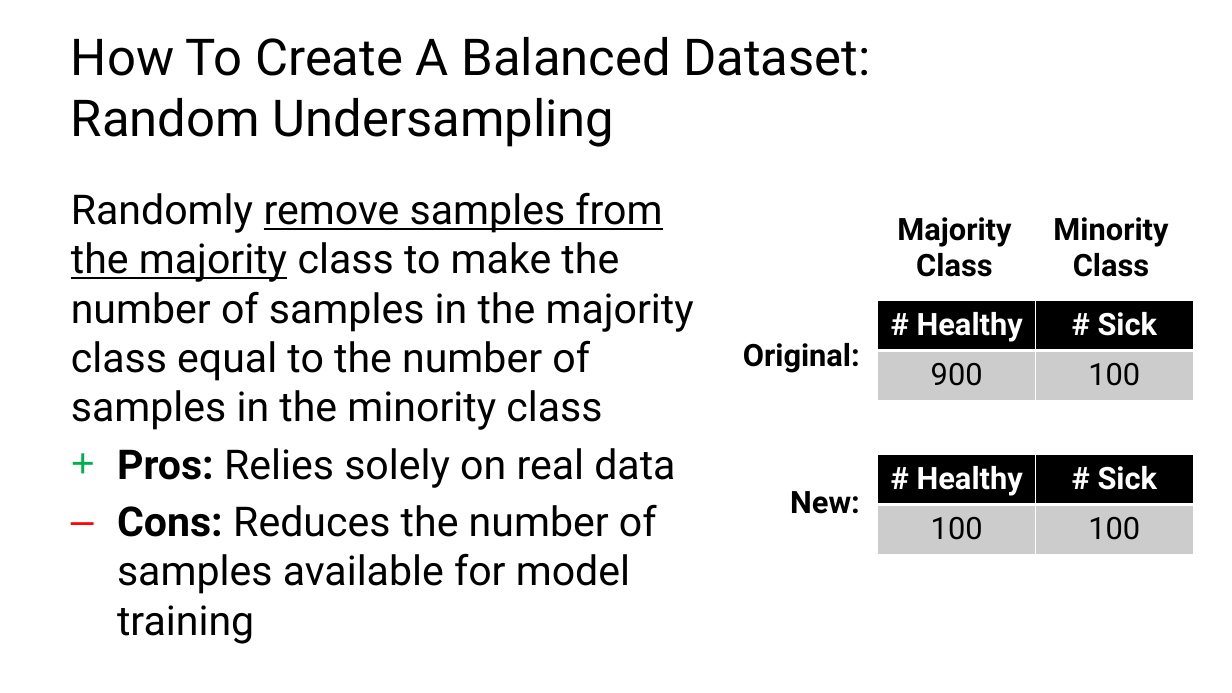
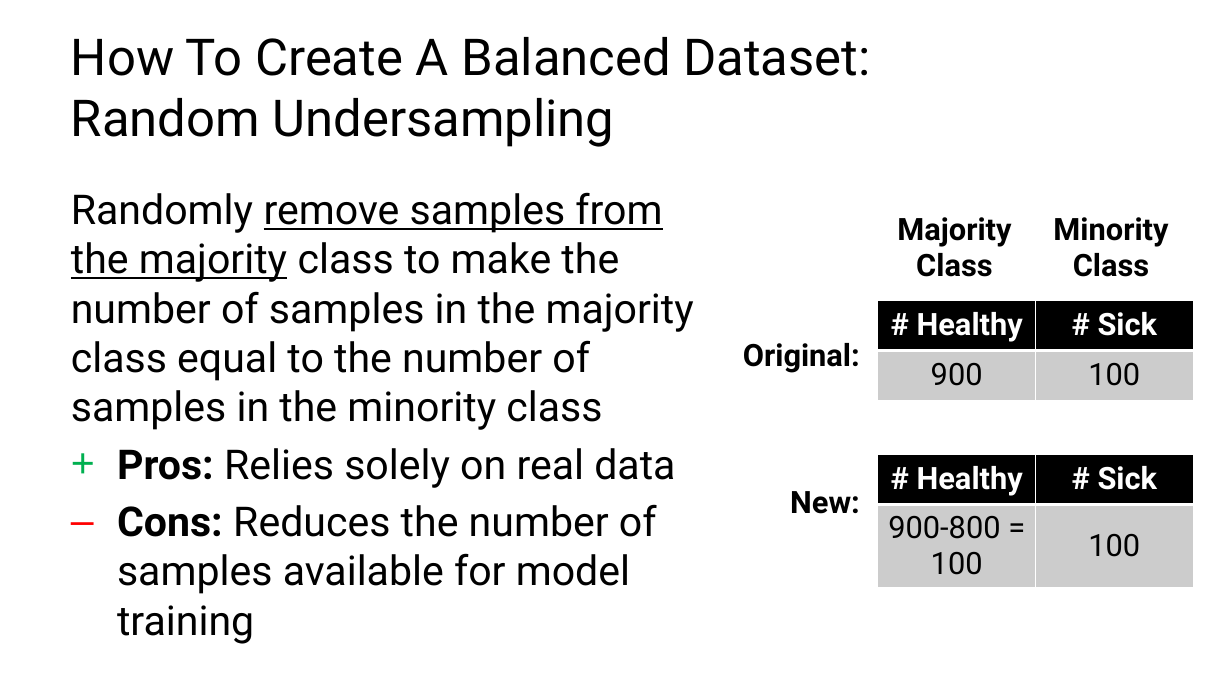
Before and after one commit to C4M-UofT/C4M-UofT.github.io, a slide deck: slide 32 of lectures/winter/6_ml_workflow/MachineLearning_tutorial.pptx. Drawn at 1232x693 pixels with LibreOffice and Linux fonts; fonts in the diff are those of the drawing. Boxes give left, top, right and bottom in pixels: in the first picture for what was removed or moved away, otherwise in the second. Text is boxed around its words. In the diff, an @@ line names an element or a change of style, - is before the commit and + after.

```diff
--- a/lectures/winter/6_ml_workflow/MachineLearning_tutorial.pptx
+++ b/lectures/winter/6_ml_workflow/MachineLearning_tutorial.pptx
@@ table at (878,455,1194,588) @@
-row 2, column 1: 100
+row 2, column 1: 900-800 = 100
```
Also in this commit, not shown: 6 other slides changed, 2 slides added, 1 other file.
